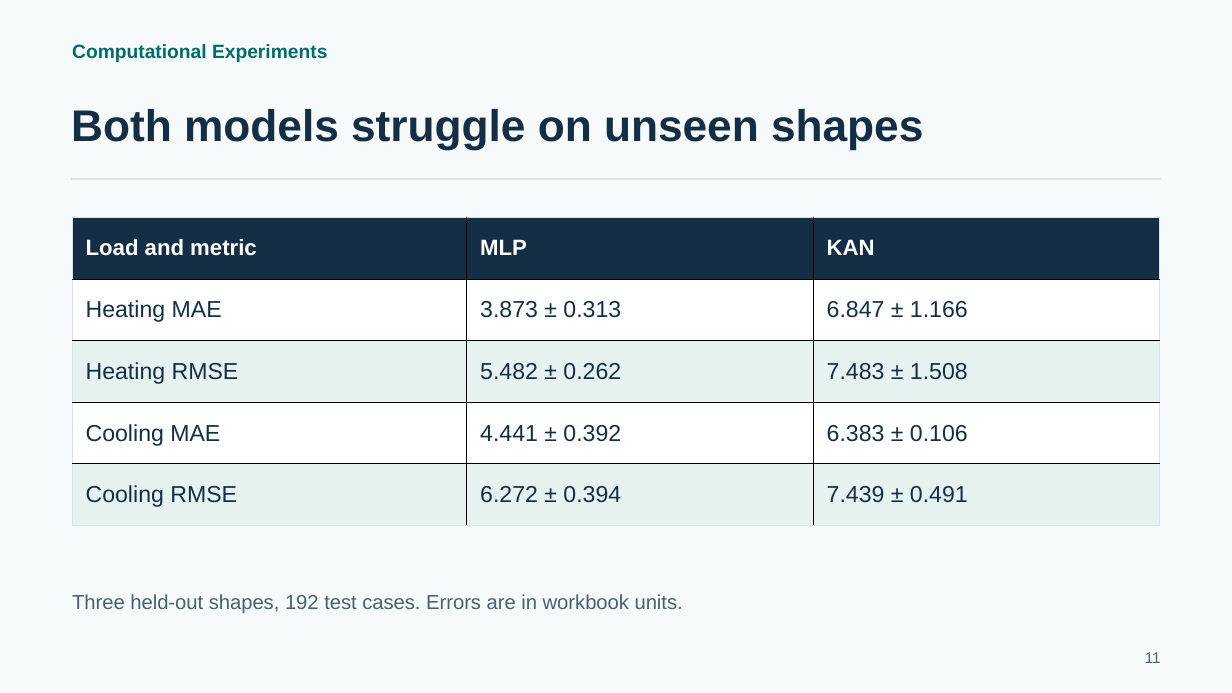
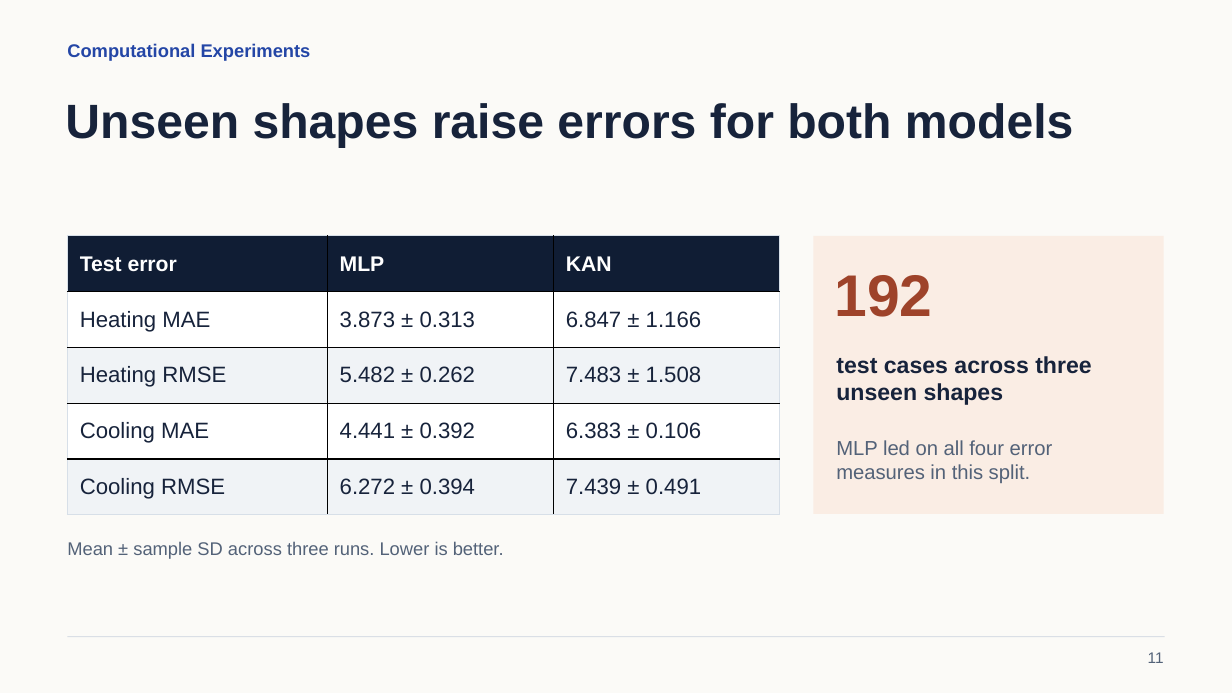
Before and after one commit to wei470/8610-Project, a slide deck: slide 11 of Presentation.pptx. Drawn at 1232x693 pixels with LibreOffice and Linux fonts; fonts in the diff are those of the drawing. Boxes give left, top, right and bottom in pixels: in the first picture for what was removed or moved away, otherwise in the second. Text is boxed around its words. In the diff, an @@ line names an element or a change of style, - is before the commit and + after.

```diff
--- a/Presentation.pptx
+++ b/Presentation.pptx
@@ background #F7FAFB to #FBFAF7 @@
@@ text "Computational Experiments" at <box>67,43,311,61</box>: size 15 to 14.2 pt, text colour #006B68 to #2446A6 @@
@@ text at <box>65,103,1073,148</box>: text changed; size 34.5 to 37.5 pt; text colour #142F45 to #17233B @@
-Both models struggle on unseen shapes
+Unseen shapes raise errors for both models
@@ table at <box>67,236,780,515</box> @@
-row 1, column 1: Load and metric
+row 1, column 1: Test error
@@ fill #142F45 to #101D34 in row 1 @@
@@ fill #E6F2F0 to #F0F3F6 in 6 cells @@
@@ size 17.2 to 16.5 pt in "MLP", "KAN" @@
@@ size 18 to 17.2 pt, text colour #142F45 to #17233B in "Heating MAE", "3.873 ± 0.313", "6.847 ± 1.166", "Heating RMSE" and 8 more places @@
@@ borders changed @@
@@ table: place and size @@
-table at <box>72,217,1160,525</box>
+table at <box>67,236,780,515</box>
@@ rectangle added at <box>813,236,1164,514</box>, fill #FAEDE4 @@
@@ text added at <box>834,275,932,317</box>, 45.8 pt, text #9E432A, bold @@
+192
@@ text added at <box>836,356,1091,405</box>, 18 pt, text #17233B, bold @@
+test cases across three
+unseen shapes
@@ text added at <box>836,440,1053,483</box>, 15.8 pt, text #536278 @@
+MLP led on all four error measures in this split.
@@ text at <box>67,541,504,559</box>: text changed; size 15.8 to 14.2 pt; text colour #476173 to #536278 @@
-Three held-out shapes, 192 test cases. Errors are in workbook units.
+Mean ± sample SD across three runs. Lower is better.
@@ rectangle: place and size @@
-rectangle at <box>71,178,1161,180</box>
+rectangle at <box>67,637,1165,638</box>
@@ rectangle at <box>67,637,1165,638</box>: fill #D7E3E9 to #DADFE6 @@
@@ text "11" at <box>1148,652,1164,663</box>: text colour #476173 to #536278 @@
```
Also in this commit, not shown: 9 other slides changed, 5 slides added, 5 slides removed.
